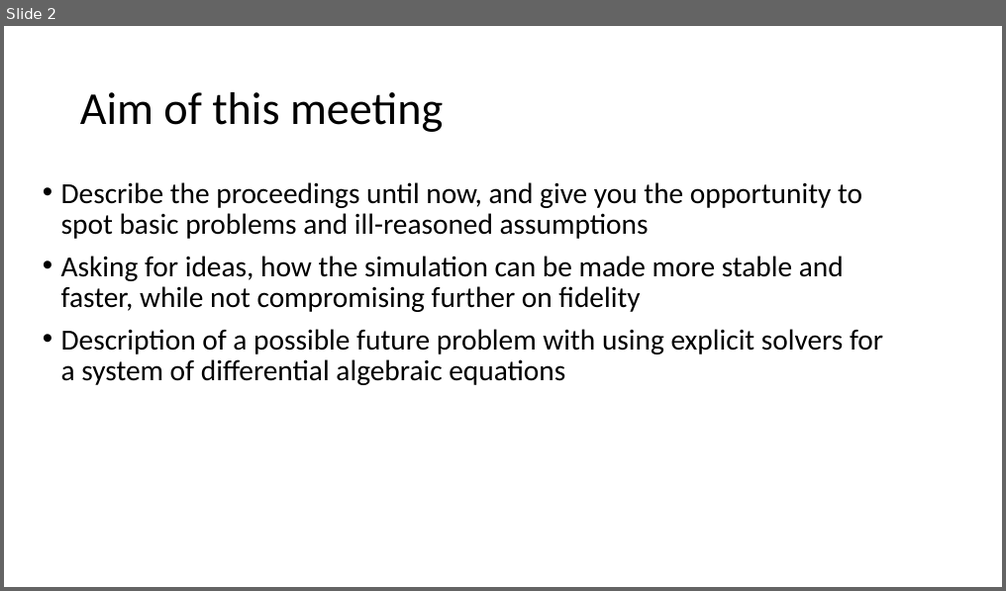
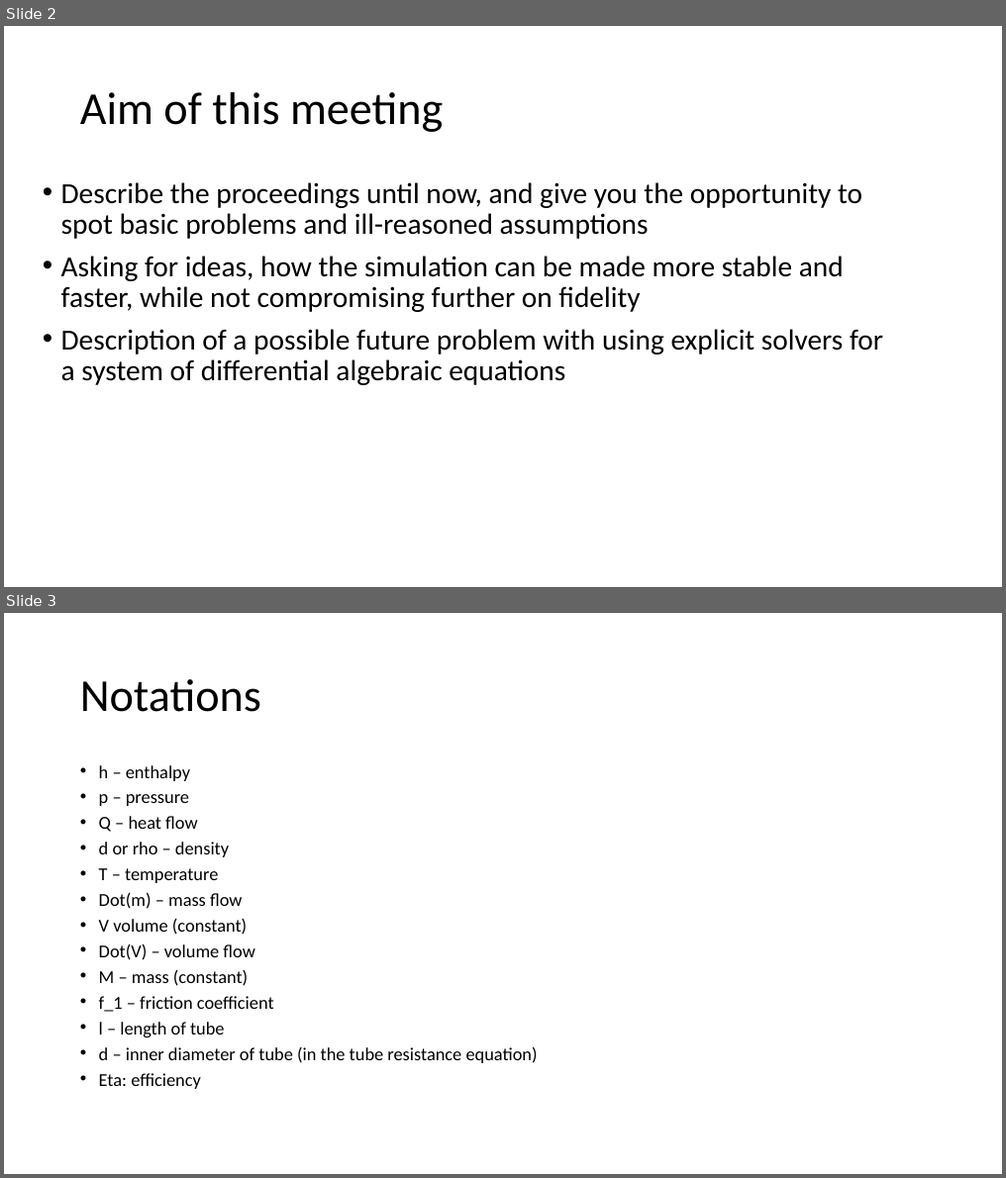
Before and after one commit to zolirulez/refrigDTU, a slide deck: Dynamical simulation of a 2-step refrigeration circle.pptx. Shown one above the other, each under a label of ours: slide 2 before the commit, slides 2 and 3 after it. The pictures are 1006x591 and 1006x1178 pixels, drawn with LibreOffice and Linux fonts; fonts in the diff are those of the drawing. Boxes give left, top, right and bottom in pixels: in the first picture for what was removed or moved away, otherwise in the second. Text is boxed around its words. In the diff, an @@ line names an element or a change of style, - is before the commit and + after.

```diff
--- a/Dynamical simulation of a 2-step refrigeration circle.pptx
+++ b/Dynamical simulation of a 2-step refrigeration circle.pptx
@@ slide 3 added at (x1=4, y1=613, x2=1002, y2=1174), background #FFFFFF @@
@@ title added at (x1=80, y1=679, x2=261, y2=712), 44 pt, text #000000 @@
+Notations
@@ text added at (x1=99, y1=765, x2=538, y2=1089), 17.5 pt, text #000000 @@
+• h – enthalpy
+• p – pressure
+• Q – heat flow
+• d or rho – density
+• T – temperature
+• Dot(m) – mass flow
+• V volume (constant)
+• Dot(V) – volume flow
+• M – mass (constant)
+• f_1 – friction coefficient
+• l – length of tube
+• d – inner diameter of tube (in the tube resistance equation)
+• Eta: efficiency
```
Also in this commit, not shown: 13 slides changed, 1 other slide added.
